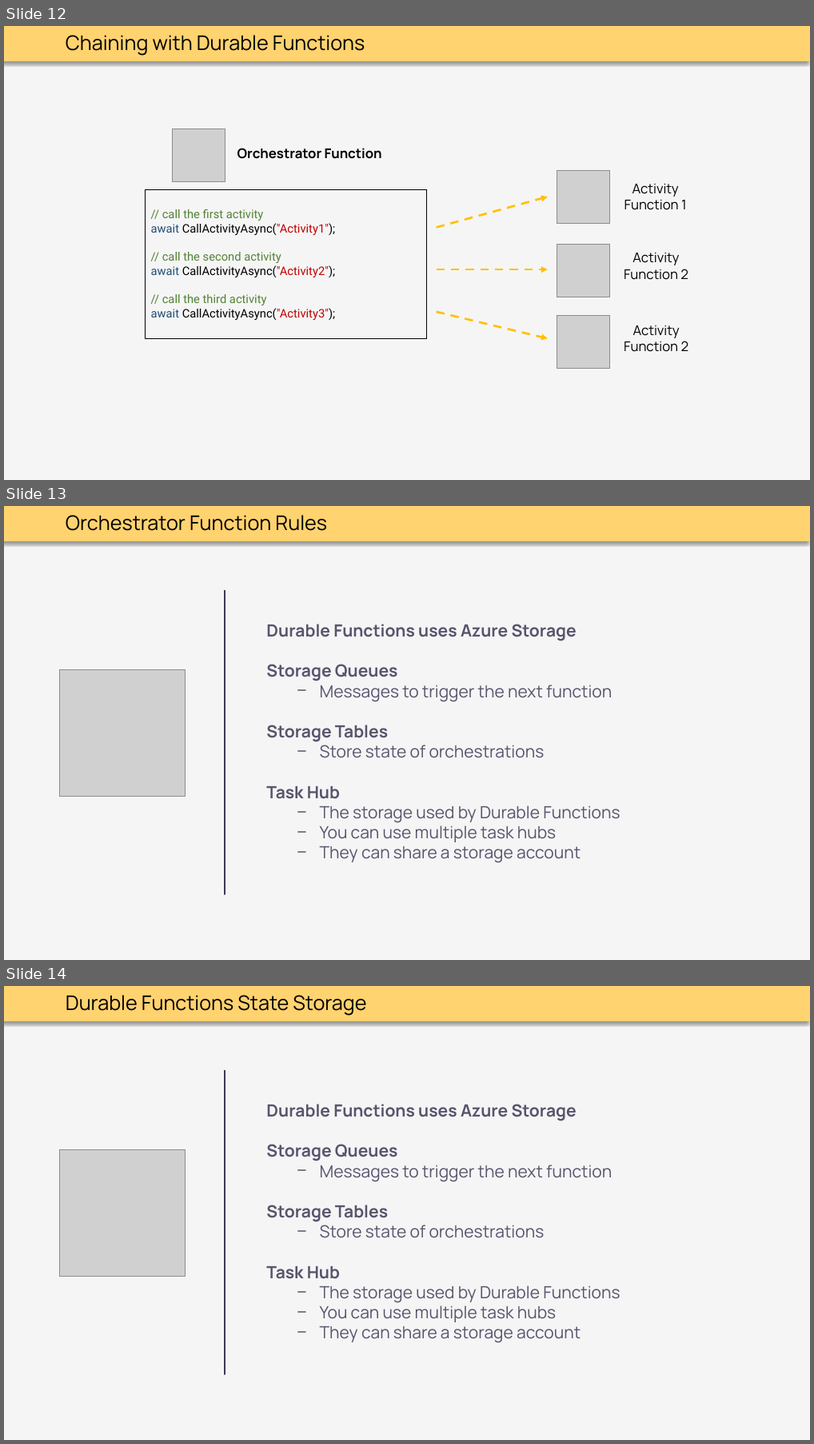
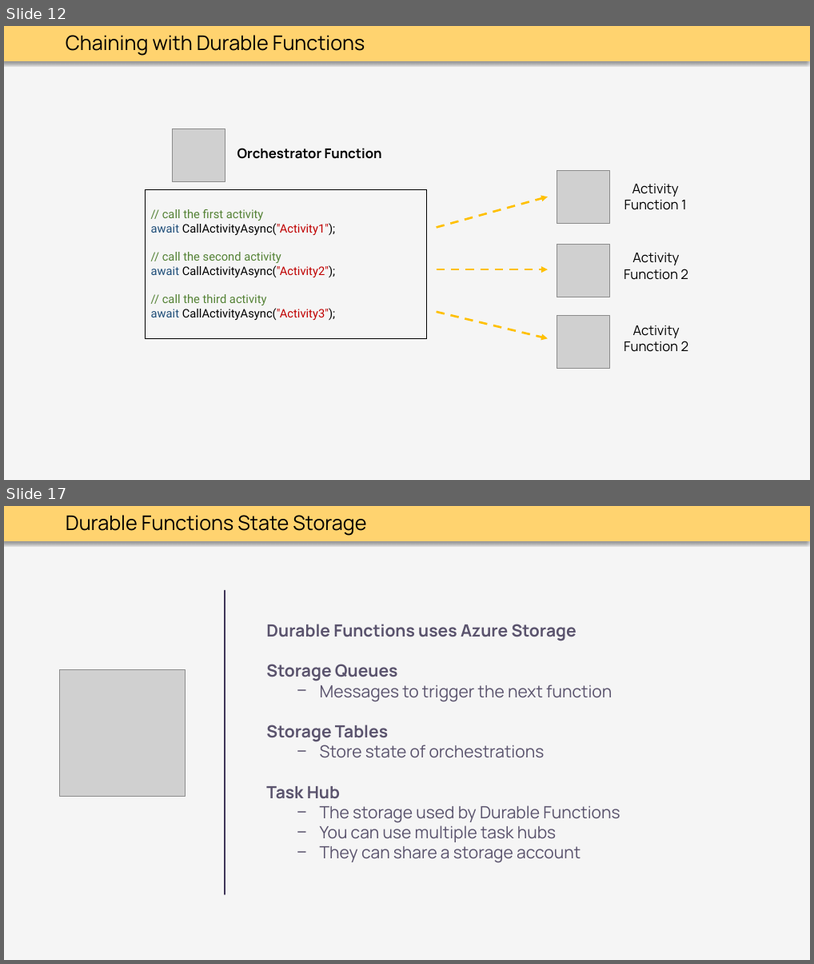
Before and after one commit to thoemmi/DurableFunctionsMeetupRosenheim, a slide deck: slides/Durable_Functions.pptx. Shown one above the other, each under a label of ours: slides 12, 13 and 14 before the commit, slides 12 and 17 after it; the slides between them are not shown. The pictures are 814x1444 and 814x964 pixels, drawn with LibreOffice and Linux fonts; fonts in the diff are those of the drawing; grey boxes stand for pictures. Boxes give left, top, right and bottom in pixels: in the first picture for what was removed or moved away, otherwise in the second. Text is boxed around its words. In the diff, an @@ line names an element or a change of style, - is before the commit and + after.

```diff
--- a/slides/Durable_Functions.pptx
+++ b/slides/Durable_Functions.pptx
@@ slide 13 removed at bbox=[4, 506, 810, 960], background #F5F5F5; not listed: 1 template element that a slide beside it also shows @@
@@ text removed at bbox=[66, 515, 327, 531] @@
-Orchestrator Function Rules
@@ line removed from (226, 591) to (226, 894) @@
@@ text removed at bbox=[266, 624, 620, 863] @@
-Durable Functions uses Azure Storage
-Storage Queues
-  − Messages to trigger the next function
-Storage Tables
-  − Store state of orchestrations
-Task Hub
-  − The storage used by Durable Functions
-  − You can use multiple task hubs
-  − They can share a storage account
@@ picture removed at bbox=[60, 670, 186, 796] @@
@@ what was slide 14 is now slide 17 @@
```
Also in this commit, not shown: 6 slides added, 1 other slide removed.
